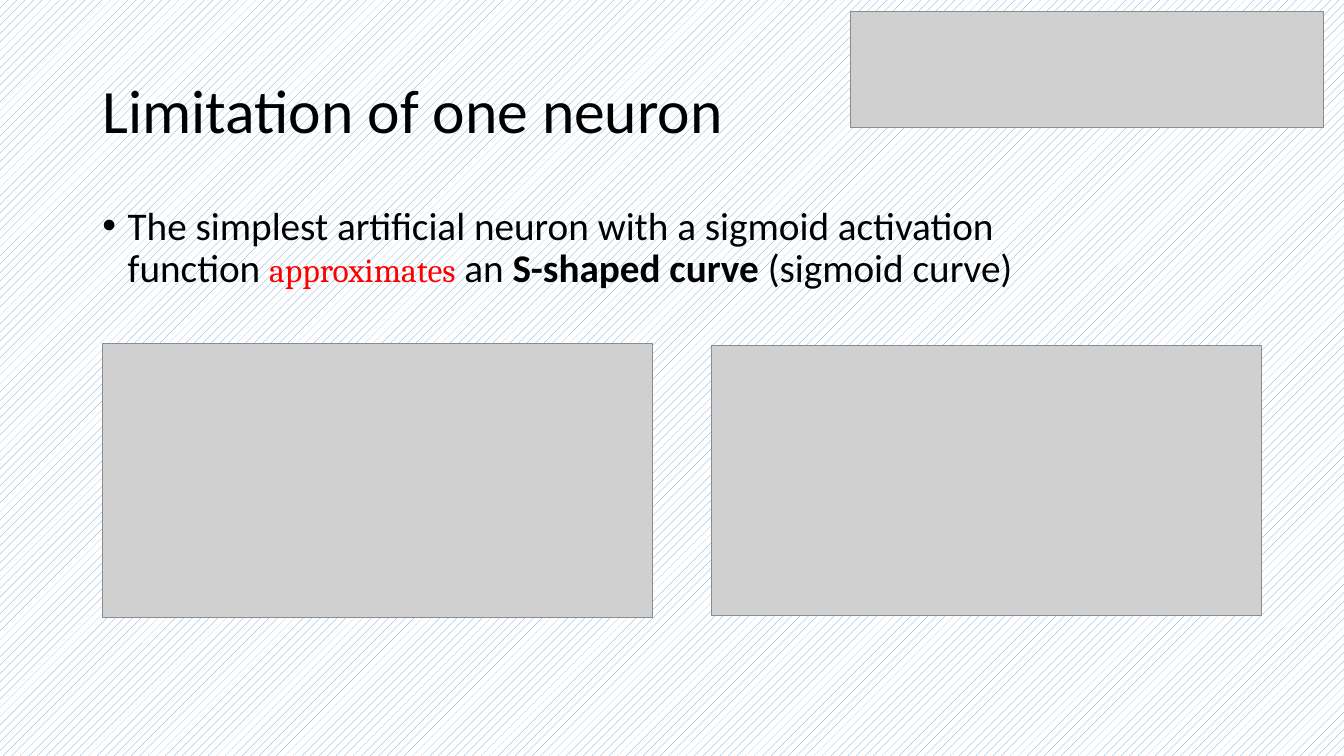
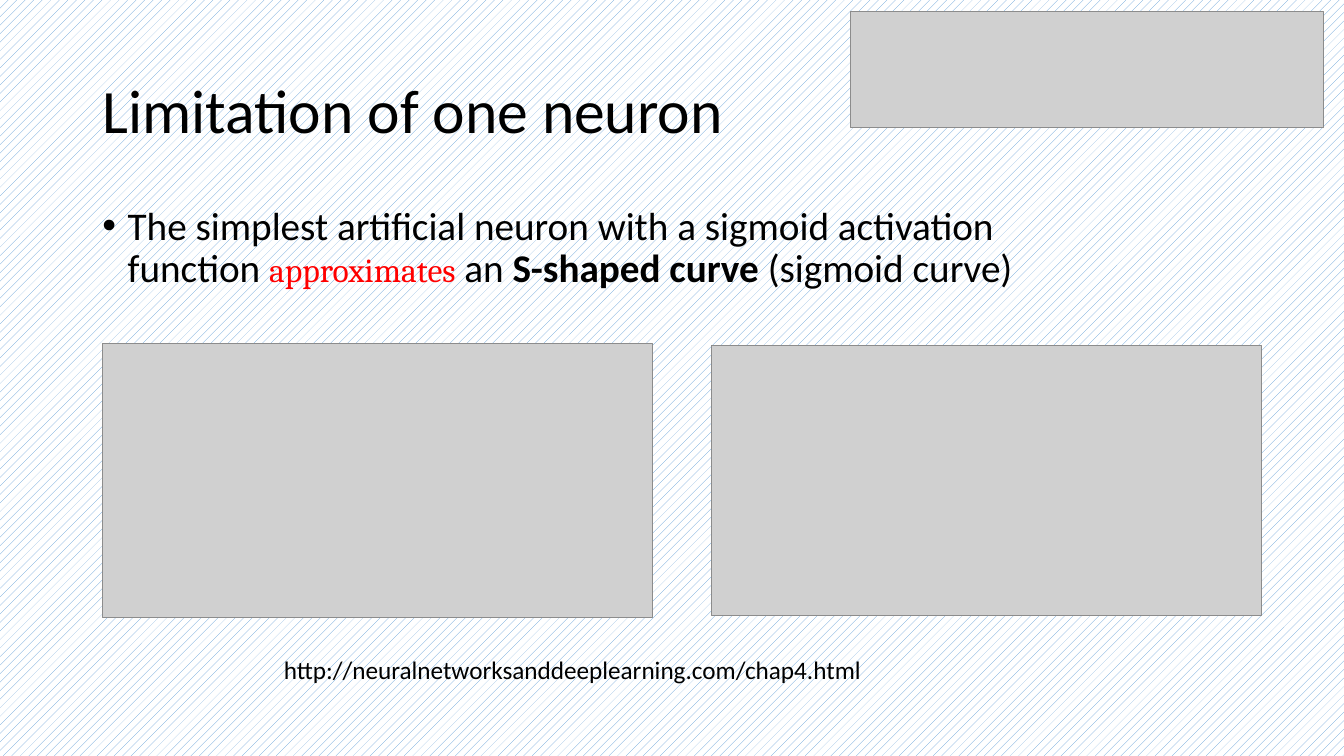
Before and after one commit to frankwxu/AI4DigitalForensics, a slide deck: slide 4 of CYFI445/lectures/06_universal_approximation_theorem/Universal_approximation_theorem.pptx (slide 3 before the commit). Drawn at 1344x756 pixels with LibreOffice and Linux fonts; fonts in the diff are those of the drawing; grey boxes stand for pictures; background and template pictures are left out. Boxes give left, top, right and bottom in pixels: in the first picture for what was removed or moved away, otherwise in the second. Text is boxed around its words. In the diff, an @@ line names an element or a change of style, - is before the commit and + after.

```diff
--- a/CYFI445/lectures/06_universal_approximation_theorem/Universal_approximation_theorem.pptx
+++ b/CYFI445/lectures/06_universal_approximation_theorem/Universal_approximation_theorem.pptx
@@ text added at [284, 659, 861, 686], 18 pt, text #000000 @@
+http://neuralnetworksanddeeplearning.com/chap4.html
```
Also in this commit, not shown: 2 other slides changed, 1 slide added.
